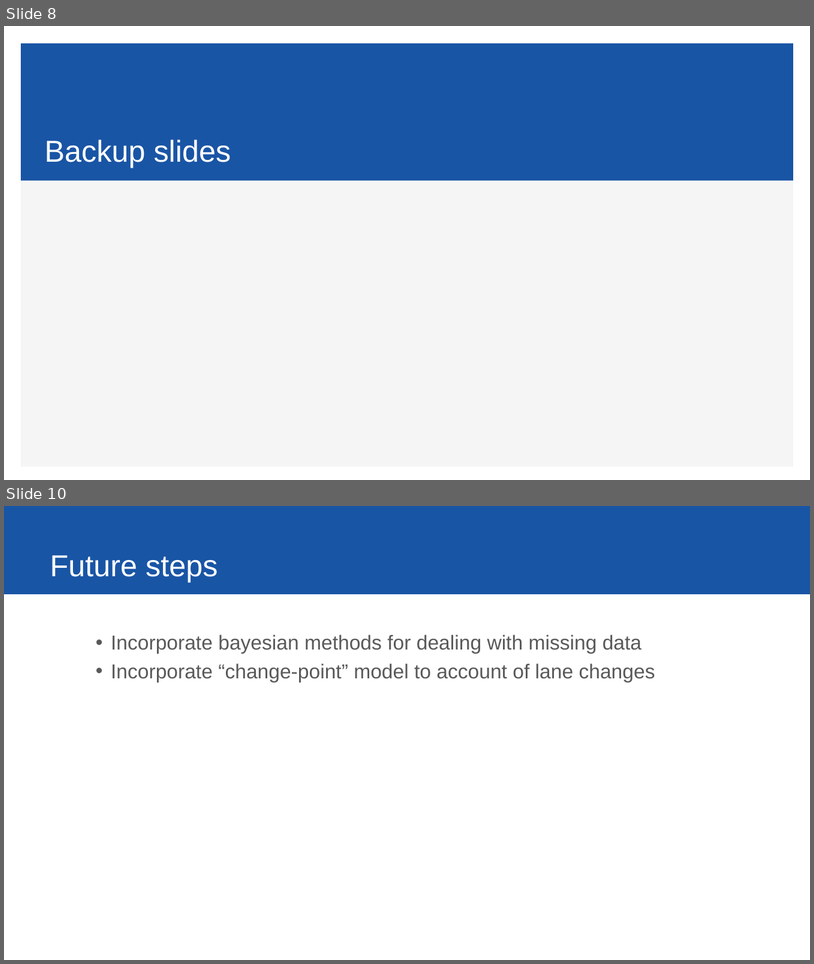
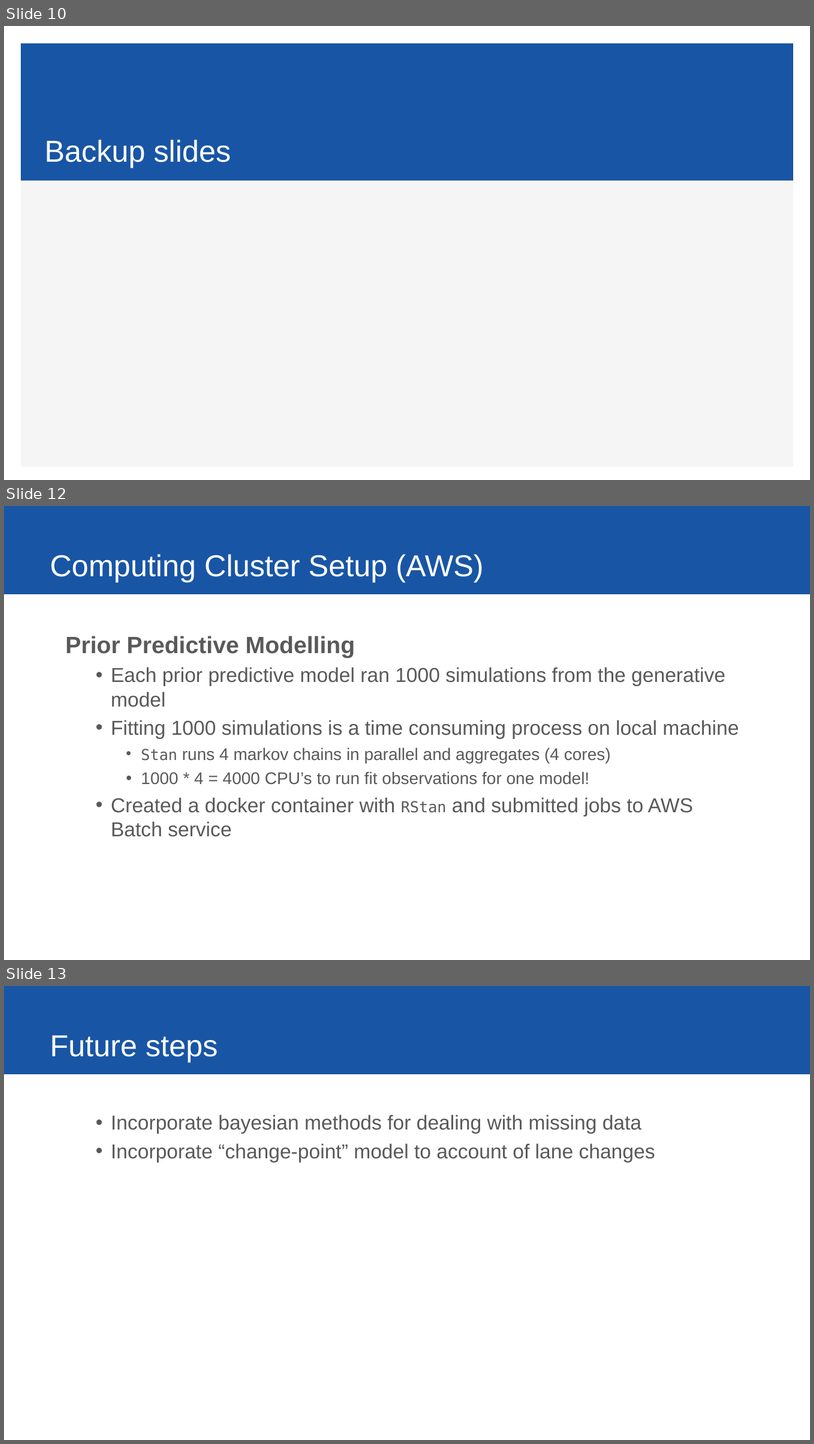
Before and after one commit to ybryan/stat685_distracted_driving, a slide deck: src/presentation/final_presentation.pptx. Shown one above the other, each under a label of ours: slides 8 and 10 before the commit, slides 10, 12 and 13 after it; the slides between them are not shown. The pictures are 814x964 and 814x1444 pixels, drawn with LibreOffice and Linux fonts; fonts in the diff are those of the drawing. Boxes give left, top, right and bottom in pixels: in the first picture for what was removed or moved away, otherwise in the second. Text is boxed around its words. In the diff, an @@ line names an element or a change of style, - is before the commit and + after.

```diff
--- a/src/presentation/final_presentation.pptx
+++ b/src/presentation/final_presentation.pptx
@@ slide 12 added at box(4, 506, 810, 960), background #FFFFFF; not listed: 1 template element that a slide beside it also shows @@
@@ title added at box(50, 554, 483, 582), 36 pt, text #FFFFFF @@
+Computing Cluster Setup (AWS)
@@ text added at box(65, 636, 739, 837), 24 pt, text #595959 @@
+Prior Predictive Modelling
+  • Each prior predictive model ran 1000 simulations from the generative model
+  • Fitting 1000 simulations is a time consuming process on local machine
+    • Stan runs 4 markov chains in parallel and aggregates (4 cores)
+    • 1000 * 4 = 4000 CPU’s to run fit observations for one model!
+  • Created a docker container with RStan and submitted jobs to AWS Batch service
@@ what was slide 8 is now slide 10 @@
@@ what was slide 10 is now slide 13 @@
```
Also in this commit, not shown: 3 slides changed, 2 other slides added, 1 other file.
